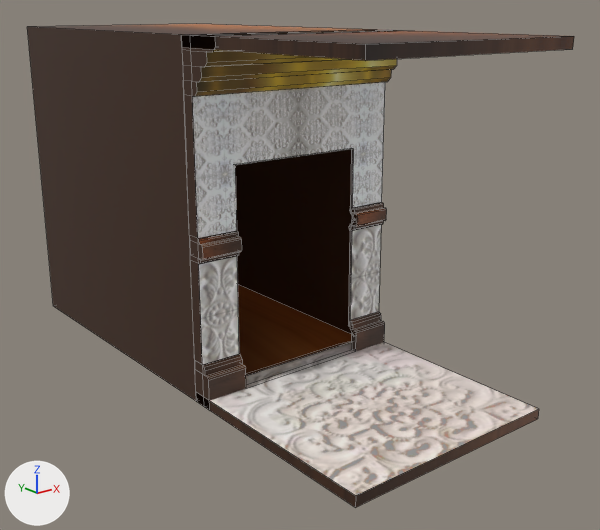
The FBX model Assets/Models/Room/elevator.fbx as it was, and as the next commit left it.
Camera for both pictures: a 50 mm camera at (-3.31, -5.54, 3.21) aimed at (1.23, 0.13, 0.94). Lighting does not change. The marker at lower left points along +X, +Y and +Z. Mesh edges are drawn as thin lines. Vertices at the same position are counted once.

In view in the first picture: 'elevator'.
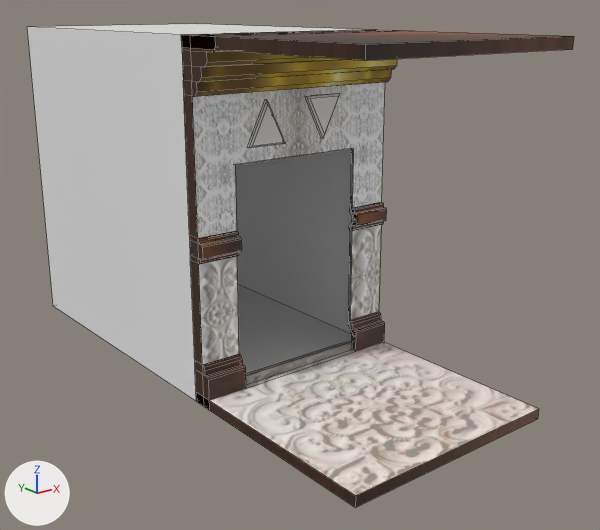
What differs and where, as boxes [x1, y1, x2, y2] in the pictures (600 x 530 px):
part 1 of me_plane_007, added
    after: [248, 93, 340, 148]
part 2 of me_plane_007, recoloured (brown to grey)
    both: [27, 24, 369, 401]

The edits, one by one:
Material 'red o_O' (mat_red_o_o) is new.
Its base color is (0.8, 0.8, 0.8) (white #e7e7e7).
Material 'emissive' (mat_emissive) is new.
Its base color is (0.8, 0.8, 0.8) (white #e7e7e7).
me_plane_007 is used by ob_elevator; location (0.0, 0.0, 0.0).
Verts and faces of me_plane_007; kept vertices keep their numbers, new ones are numbered from 382.
me_plane_007 had 382 vertices, 275 faces and spanned x 0.0..2.09, y -2.0..3.0, z 0.0..3.0.
me_plane_007 now has 400 vertices, 291 faces and spans x 0.0..2.09, y -2.0..3.0, z 0.0..3.0.
Part 1, on me_plane_007:
New vertex 382 is at (0.5, -0.13, 2.12), pixel (249, 147).
New vertex 383 is at (0.87, -0.13, 2.12), pixel (285, 143).
New vertex 384 is at (0.68, -0.13, 2.49), pixel (267, 99).
New vertex 385 is at (1.08, -0.13, 2.49), pixel (306, 96).
New vertex 386 is at (1.45, -0.13, 2.49), pixel (339, 93).
New vertex 387 is at (1.27, -0.13, 2.12), pixel (322, 138).
New vertices 388 to 393 stand at vertices 382 to 387, in that order, plus (0.0, 0.02, 0.0).
New vertex 394 is at (0.53, -0.15, 2.14), pixel (252, 145).
New vertex 395 is at (0.84, -0.15, 2.14), pixel (284, 141).
New vertex 396 is at (0.68, -0.15, 2.45), pixel (268, 104).
New vertex 397 is at (1.11, -0.15, 2.47), pixel (309, 98).
New vertex 398 is at (1.42, -0.15, 2.47), pixel (338, 95).
New vertex 399 is at (1.27, -0.15, 2.16), pixel (324, 134).
New faces: (388, 390, 389), (382, 388, 389, 383), (383, 389, 390, 384), (394, 395, 396), (382, 394, 396, 384), (382, 383, 395, 394) (mat_red_o_o (white #e7e7e7)).
New faces: (383, 384, 396, 395), (382, 384, 390, 388), (391, 392, 393), (385, 386, 392, 391), (386, 387, 393, 392), (397, 399, 398) (mat_red_o_o (white #e7e7e7)).
New faces: (385, 387, 399, 397), (385, 397, 398, 386), (386, 398, 399, 387), (385, 391, 393, 387) (mat_red_o_o (white #e7e7e7)).
me_plane_007 part 2: 10 faces spanning x 0.0..2.0, y 0.0..3.0, z 0.0..3.0 switch from mat_wood (picture img_madera_02_jpeg) to mat_emissive (white #e7e7e7).
me_plane_007 now uses material mat_red_o_o (white #e7e7e7).
